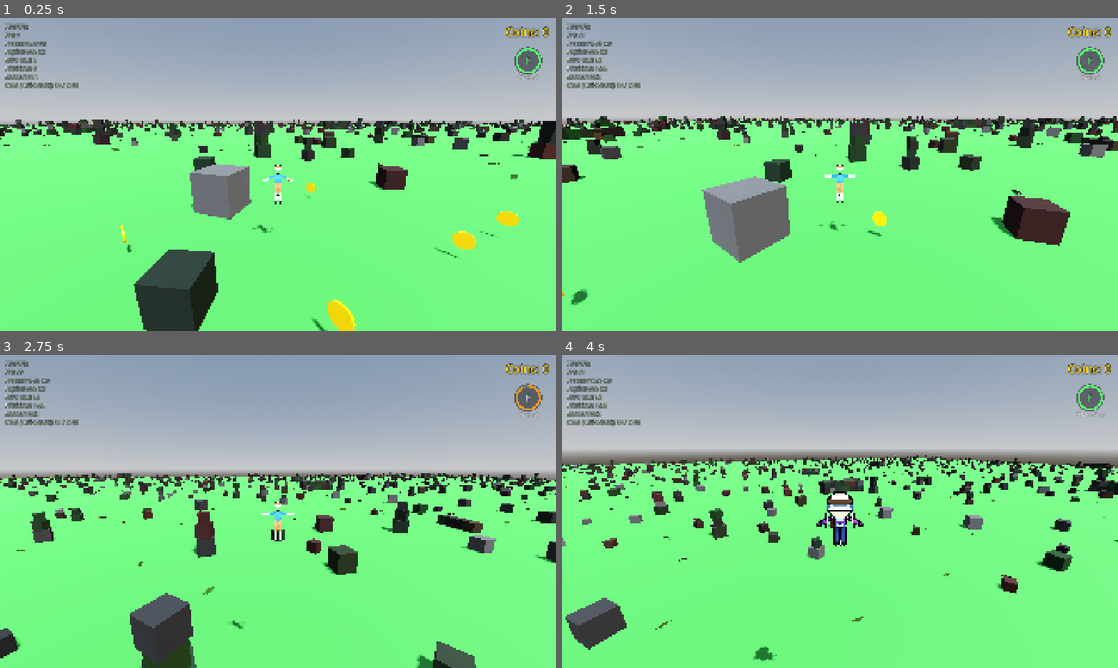
Above: before the commit, frames 1-4 (two rows, left to right).
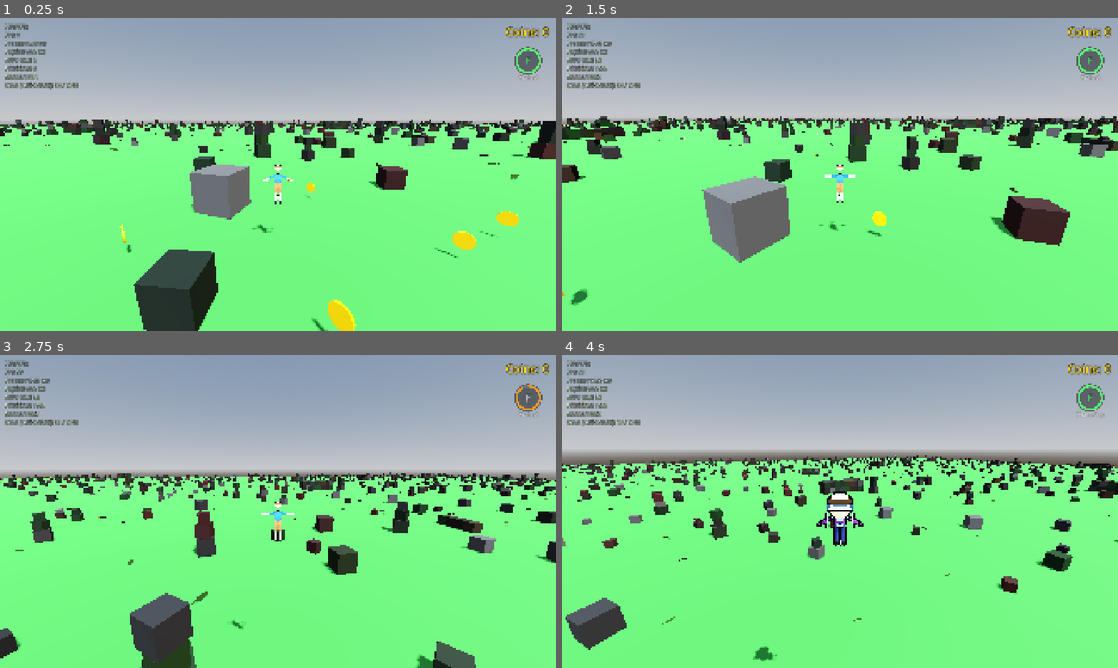
Above: after the commit, the same moments.

Repository: korjavin/godot-test1
Game: Godot game, scene res://scenes/main.tscn
Same seed, same stepped clock (60 frames per second), same inputs: the game is played once before the commit and once after it.
Inputs (mouse positions are in pixels of both pictures, inside the frame that each line leads up to):
- Up to frame 1 (0.25 s): no input
- Up to frame 2 (1.5 s): tap Enter at 0.5 s; move the mouse to (867, 174) at 0.52 s; hold Ctrl (duck) 0.53-1.28 s; hold W (move_forward) from 0.53 s (still down); tap Space (jump) at 0.77, 1.07 s; move the mouse to (812, 174) at 1.27 s; tap Shift (run) at 1.35 s
- Up to frame 3 (2.75 s): keep holding W (move_forward); tap Space (jump) at 1.52, 1.82 s; move the mouse to (289, 505) at 2.02 s; tap F (special_ability) at 2.1 s
- Up to frame 4 (4 s): keep holding W (move_forward); move the mouse to (834, 517) at 2.77 s; tap R (switch_character) at 2.85 s; tap Space (jump) at 3.02, 3.32, 3.77 s; move the mouse to (878, 514) at 3.52 s; hold Ctrl (duck) from 3.53 s (still down)

The runs differ from the first frame. In frame 1, less than 0.1% of the frame differs, in the area x 0-96%, y 34-51%; in frame 2, less than 0.1%; in frame 3, 0.1%, in the area x 0-97%, y 40-80%; in frame 4, 0.1%.

Commit message:
feat: per-crocodile speed/size variety; crocodiles solid to each other
Each crocodile rolls one shared speed multiplier (SPEED_RANDOM_FACTOR ±50%)
applied to both wander and chase, plus a uniform body size scale
(SIZE_RANDOM_FACTOR ±25%) on the whole CharacterBody3D. Crocodiles now
collide with one another (collision_mask = 3) and push apart instead of the
old eat-on-touch cannibalism, which is removed.

Diff:
--- a/scenes/characters/piglet_crocodile.tscn
+++ b/scenes/characters/piglet_crocodile.tscn
@@ -12,7 +12,7 @@
 
 [node name="PigletCrocodile" type="CharacterBody3D" groups=["crocodile", "enemy"]]
 collision_layer = 2
-collision_mask = 1
+collision_mask = 3
 script = ExtResource("1_crocodile")
 
 [node name="Model" parent="." instance=ExtResource("2_model")]
--- a/scripts/piglet_crocodile_ai.gd
+++ b/scripts/piglet_crocodile_ai.gd
@@ -24,7 +24,17 @@
 ## Base speeds for randomization
 const BASE_MOVE_SPEED: float = 2.5
 const BASE_CHASE_SPEED: float = 3.5
-const SPEED_RANDOM_FACTOR: float = 0.2 # +/- 20%
+
+## Per-crocodile speed spread: each crocodile rolls ONE multiplier in
+## [1-FACTOR, 1+FACTOR] and applies it to BOTH its wander and chase speed, so some
+## crocodiles are clearly faster and some slower — yet a given crocodile's chase
+## always still outpaces its own stroll (the two speeds never drift apart). ±50%.
+const SPEED_RANDOM_FACTOR: float = 0.5
+
+## Per-crocodile size spread: each crocodile rolls a uniform scale in
+## [1-FACTOR, 1+FACTOR] applied to the whole body (visual model + physics capsule
+## together), so the pack is a mix of smaller and larger crocodiles. ±25%.
+const SIZE_RANDOM_FACTOR: float = 0.25
 
 ## Detection radius - distance at which crocodile can "smell" the player
 const DETECTION_RADIUS: float = 15.0
@@ -204,9 +214,20 @@
 	# Randomize the RNG
 	rng.randomize()
 
-	# Set instance-specific speeds
-	move_speed_instance = BASE_MOVE_SPEED * rng.randf_range(1.0 - SPEED_RANDOM_FACTOR, 1.0 + SPEED_RANDOM_FACTOR)
-	chase_speed_instance = BASE_CHASE_SPEED * rng.randf_range(1.0 - SPEED_RANDOM_FACTOR, 1.0 + SPEED_RANDOM_FACTOR)
+	# Set instance-specific speeds. One shared multiplier drives both speeds, so a
+	# "fast" crocodile is fast at everything (and its chase always still outpaces its
+	# own wander) instead of the two speeds drifting apart independently.
+	var speed_factor := rng.randf_range(1.0 - SPEED_RANDOM_FACTOR, 1.0 + SPEED_RANDOM_FACTOR)
+	move_speed_instance = BASE_MOVE_SPEED * speed_factor
+	chase_speed_instance = BASE_CHASE_SPEED * speed_factor
+
+	# Give this crocodile a randomized overall size. We scale the whole body
+	# uniformly so the visual model and the physics capsule grow/shrink together;
+	# gravity then settles it onto the ground regardless of size. The model's OWN
+	# local scale stays 1, so model_base_scale cached below is unaffected and the
+	# procedural body animation composes correctly on top of this body scale.
+	var size_scale := rng.randf_range(1.0 - SIZE_RANDOM_FACTOR, 1.0 + SIZE_RANDOM_FACTOR)
+	scale = Vector3.ONE * size_scale
 
 	# Set initial random direction
 	_choose_new_direction()
@@ -739,7 +760,15 @@
 # ============================================================================
 
 func _handle_collisions() -> void:
-	"""Check collisions with player and other crocodiles."""
+	"""
+	Check collisions with the player.
+
+	Crocodiles are now SOLID to one another (their collision_mask includes their own
+	layer), so move_and_slide already shoves two bumping crocodiles apart on its own
+	— they push past each other instead of overlapping. We therefore do NOTHING on a
+	crocodile-vs-crocodile contact (the earlier eat-on-touch "cannibalism" is gone);
+	the physical push is the entire behaviour, and only the player still matters here.
+	"""
 	# Check all collisions from move_and_slide()
 	for i in range(get_slide_collision_count()):
 		var collision := get_slide_collision(i)
@@ -752,44 +781,6 @@
 		if collider.is_in_group("player"):
 			_on_player_collision(collider)
 			return # Prioritize player collision
-
-		# Check if we hit another crocodile
-		if collider.is_in_group("crocodile") and collider != self:
-			_resolve_crocodile_conflict(collider)
-			if is_queued_for_deletion():
-				return
-
-
-func _resolve_crocodile_conflict(other_crocodile: Node) -> void:
-	"""
-	Handle collision with another crocodile.
-	Randomly (but deterministically) decide which one survives.
-	"""
-	if is_queued_for_deletion() or other_crocodile.is_queued_for_deletion():
-		return
-
-	# Use instance IDs to deterministically decide a winner
-	# This ensures consistency even if only one detects the collision
-	var my_id = get_instance_id()
-	var other_id = other_crocodile.get_instance_id()
-
-	# Simple hash to pick a winner "randomly" but consistently for this pair
-	var combined_hash = (my_id + other_id) * 12345
-	var i_win = false
-
-	if combined_hash % 2 == 0:
-		# Even hash: Larger ID wins
-		i_win = my_id > other_id
-	else:
-		# Odd hash: Smaller ID wins
-		i_win = my_id < other_id
-
-	if i_win:
-		print("🐊 Crocodile %s ate %s!" % [name, other_crocodile.name])
-		other_crocodile.queue_free()
-	else:
-		print("🐊 Crocodile %s was eaten by %s!" % [name, other_crocodile.name])
-		queue_free()
 
 
 func _start_bite() -> void:
Not shown, changed: CLAUDE.md
